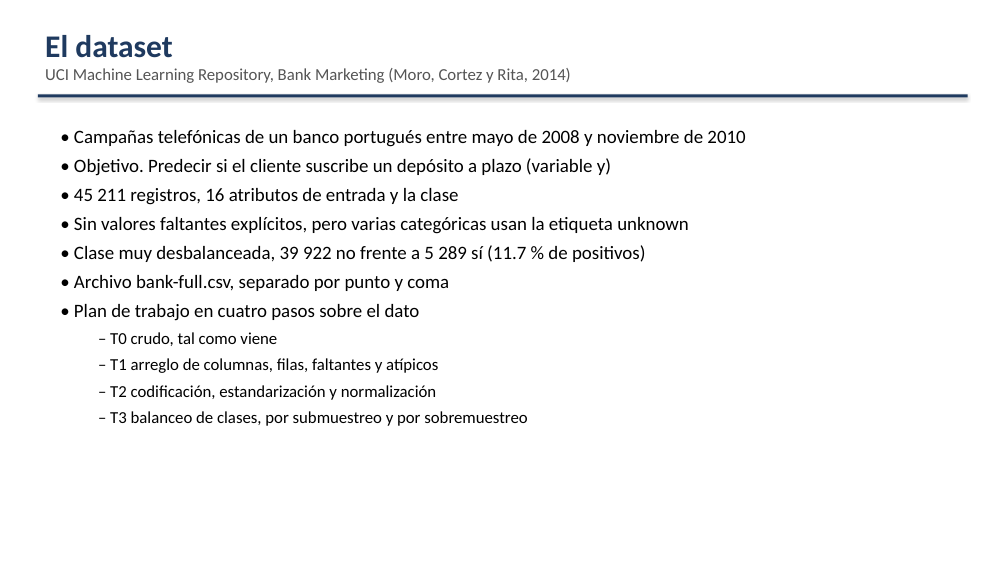
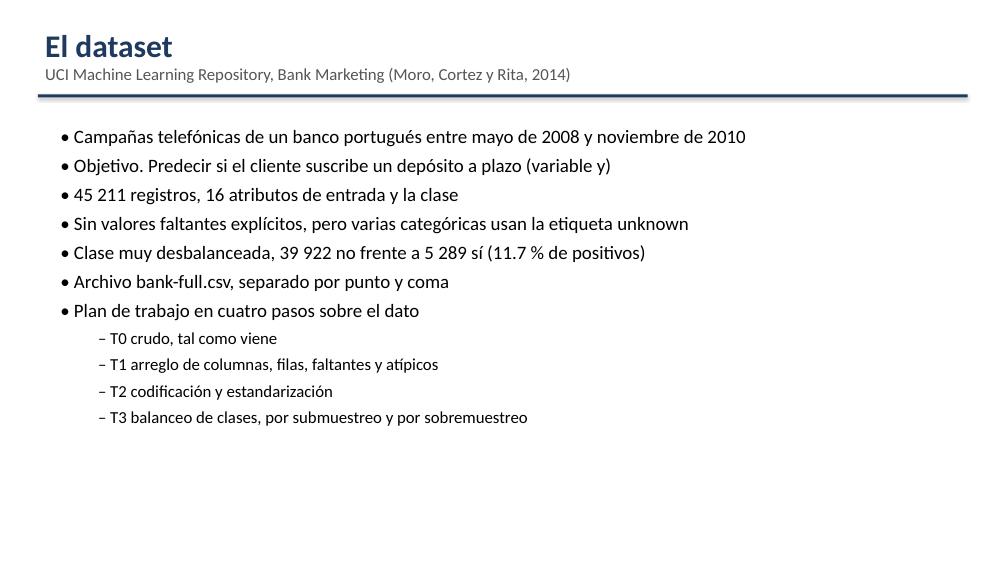
Before and after one commit to Checho019/maestria-inteligencia-computacional, a slide deck: slide 2 of Exposicion Bank/exposicion_bank.pptx. Drawn at 1008x567 pixels with LibreOffice and Linux fonts; fonts in the diff are those of the drawing. Boxes give left, top, right and bottom in pixels: in the first picture for what was removed or moved away, otherwise in the second. Text is boxed around its words. In the diff, an @@ line names an element or a change of style, - is before the commit and + after.

```diff
--- a/Exposicion Bank/exposicion_bank.pptx
+++ b/Exposicion Bank/exposicion_bank.pptx
@@ text at <box>110,385,333,400</box>: text changed @@
-  – T2 codificación, estandarización y normalización
+  – T2 codificación y estandarización
```
Also in this commit, not shown: 6 other slides changed, 12 other files.
